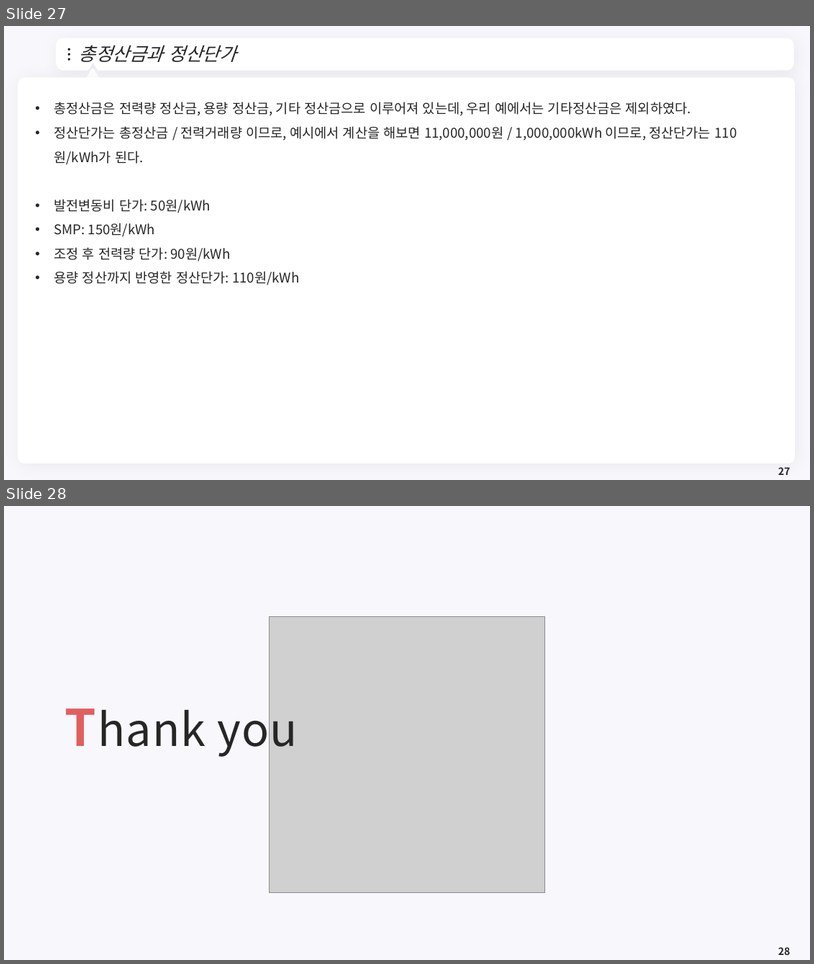
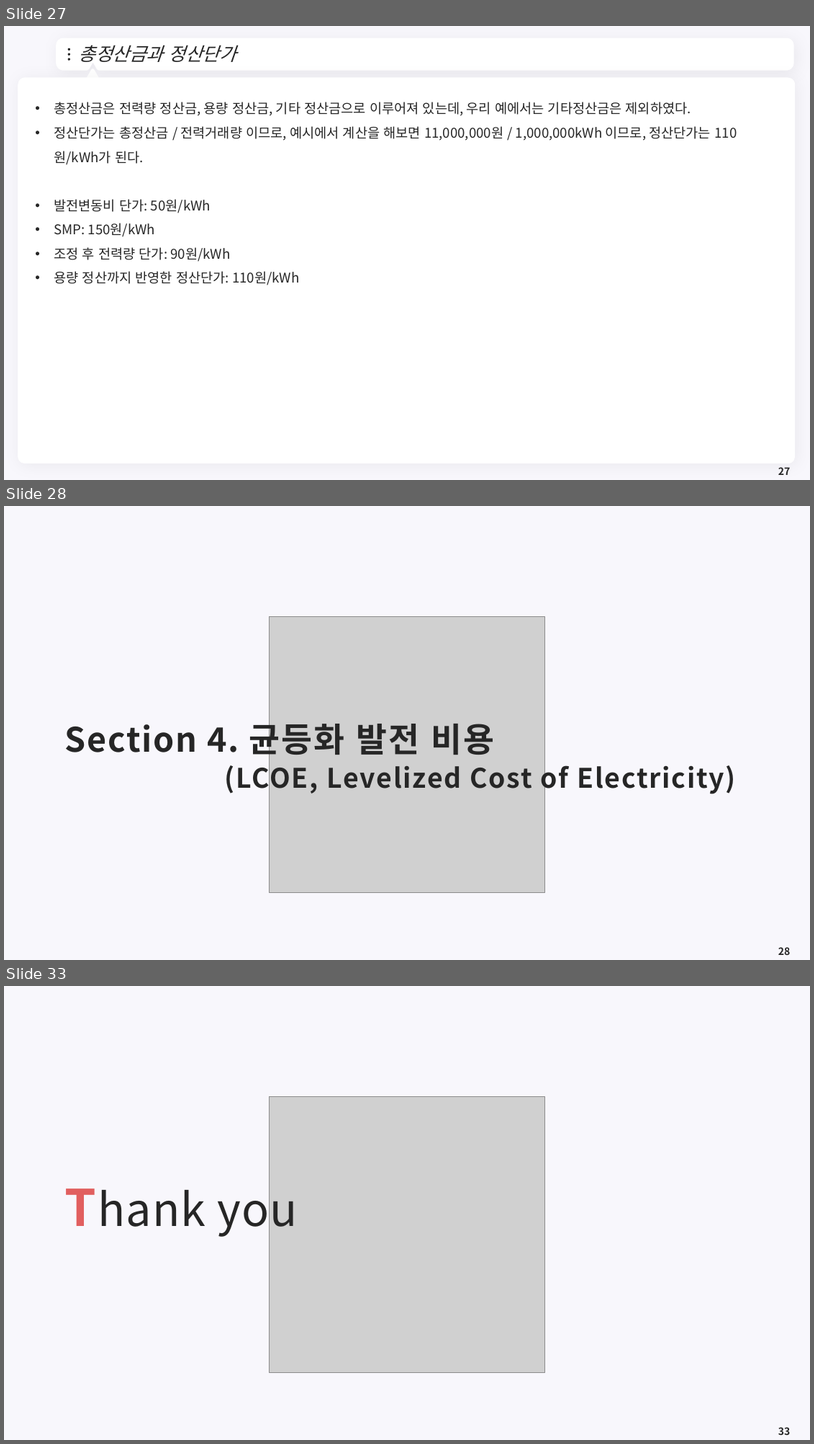
Before and after one commit to meandthey/Teaching, a slide deck: 에너지경제학/자원에너지경제학_Chapter_8 (전력시장).pptx. Shown one above the other, each under a label of ours: slides 27 and 28 before the commit, slides 27, 28 and 33 after it; the slides between them are not shown. The pictures are 814x964 and 814x1444 pixels, drawn with LibreOffice and Linux fonts; fonts in the diff are those of the drawing; grey boxes stand for pictures; background and template pictures are left out. Boxes give left, top, right and bottom in pixels: in the first picture for what was removed or moved away, otherwise in the second. Text is boxed around its words. In the diff, an @@ line names an element or a change of style, - is before the commit and + after.

```diff
--- a/에너지경제학/자원에너지경제학_Chapter_8 (전력시장).pptx
+++ b/에너지경제학/자원에너지경제학_Chapter_8 (전력시장).pptx
@@ slide 28 added at [4,506,810,960], background #F8F7FC @@
@@ picture added at [270,617,545,893] @@
@@ title added at [65,717,737,795], 32 pt, text #262626, bold @@
+Section 4. 균등화 발전 비용
+(LCOE, Levelized Cost of Electricity)
@@ page number added at [779,947,790,955], 12 pt, text #262626, bold @@
+28
@@ what was slide 28 is now slide 33 @@
@@ page number at [779,1427,790,1435]: text changed @@
-28
+33
```
Also in this commit, not shown: 4 other slides added, 3 slides removed, 5 other files.
